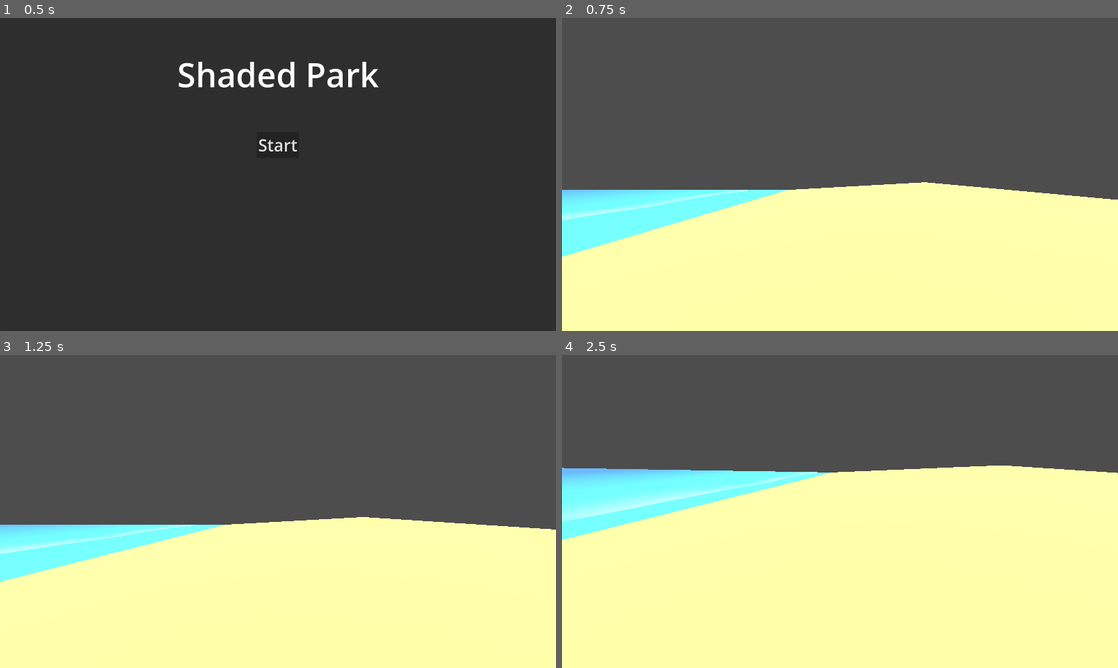
Above: before the commit, frames 1-4 (two rows, left to right).
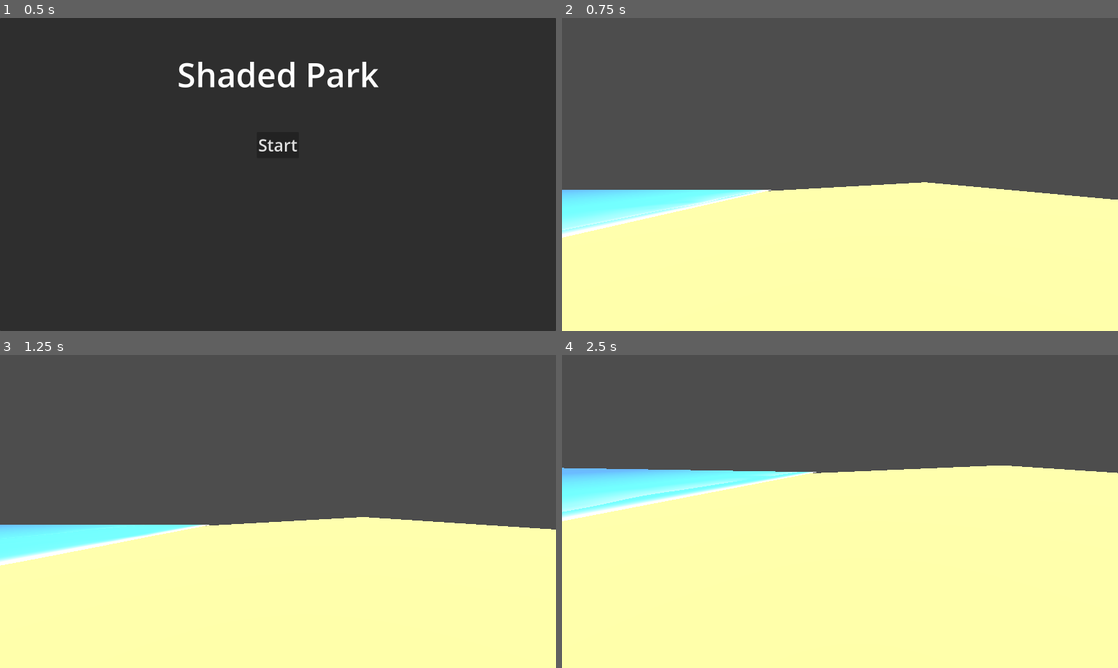
Above: after the commit, the same moments.

Repository: Spooked2/Shaded-Park
Game: Godot game, scene res://main_menu.tscn
Same seed, same stepped clock (60 frames per second), same inputs: the game is played once before the commit and once after it.
Inputs (mouse positions are in pixels of both pictures, inside the frame that each line leads up to):
- Up to frame 1 (0.5 s): no input
- Up to frame 2 (0.75 s): click "Start" at 0.5 s
- Up to frame 3 (1.25 s): no input
- Up to frame 4 (2.5 s): move the mouse to (867, 511) at 1.27 s; hold W (move_forward) from 1.28 s (still down); move the mouse to (812, 511) at 2.02 s

Frame 1 is identical in both runs. In frame 2, 3.0% of the frame differs, in the area x 0-41%, y 54-77%; in frame 3, 2.2%; in frame 4, 3.0%.

Commit message:
WIP non function swash waves

Diff:
--- a/assets/shaders/beach/ocean.gdshader
+++ b/assets/shaders/beach/ocean.gdshader
@@ -3,6 +3,7 @@
 uniform sampler2D water_color_gradient;
 uniform sampler2D wave_break_noise;
 uniform float wave_speed: hint_range(0.0, 2.0) = 0.5;
+uniform float wave_amount: hint_range(0.1, 3.0) = 1.1;
 uniform float wave_start_position: hint_range(0.0, 0.9) = 0.7;
 
 float wave(float amp, float x, float wavelength, float speed) {
@@ -28,7 +29,7 @@
 	float wave3 = wave(0.55, wave_uv.y, 0.4, 0.65);
 	float wave_sum = 0.075 * cos(wave1 + wave2 + wave3);
 
-	float waves = smoothstep(0.5, 2.5, fract((wave_uv.x * 1.1) + wave_sum - fract(TIME * wave_speed)));
+	float waves = smoothstep(0.5, 2.5, fract((wave_uv.x * wave_amount) + wave_sum - fract(TIME * wave_speed)));
 
 	// Make the waves fade in
 	float wave_fade = smoothstep(0.2, 1.0, wave_uv.x);
@@ -48,5 +49,15 @@
 		final_color += waves;
 	}
 
+	// Add swash wave
+	float swash_wave = smoothstep(0.925, 1.0, UV.x);
+	final_color += swash_wave;
+
+	float ebb = sin(waves);
+
+	ebb = 0.5 * (1.0 - (ebb));
+
+	ALPHA -= step(0.2, ebb * swash_wave);
+
 	ALBEDO = final_color;
 }
--- a/levels/beach/beach.tscn
+++ b/levels/beach/beach.tscn
@@ -46,7 +46,8 @@
 shader = ExtResource("1_hrlhh")
 shader_parameter/water_color_gradient = SubResource("GradientTexture1D_3bnml")
 shader_parameter/wave_break_noise = SubResource("NoiseTexture2D_07d7i")
-shader_parameter/wave_speed = 0.2000000095
+shader_parameter/wave_speed = 0.5
+shader_parameter/wave_amount = 1.1
 shader_parameter/wave_start_position = 0.7
 
 [node name="Beach" type="Node3D" unique_id=1092459270]
